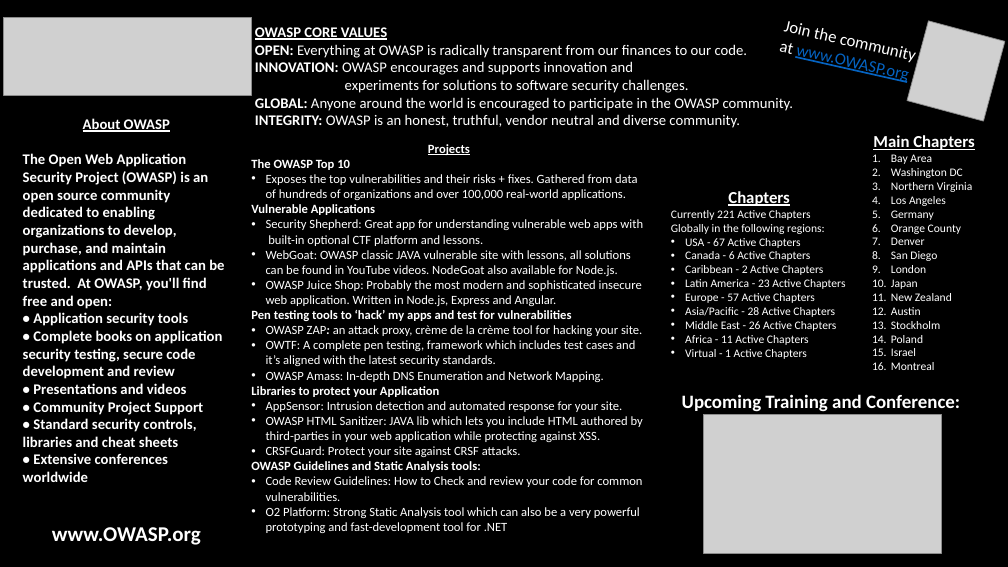
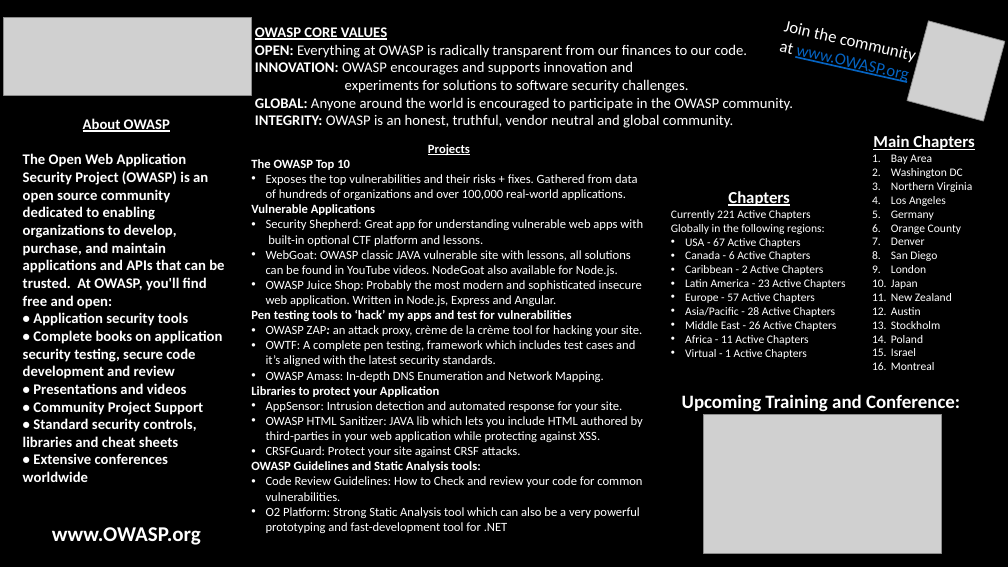
Before and after one commit to OWASP/community-docs, a slide deck: slide 1 of Hackers/DEFCON_1pager_2019.pptx. Drawn at 1008x567 pixels with LibreOffice and Linux fonts; fonts in the diff are those of the drawing; grey boxes stand for pictures. Boxes give left, top, right and bottom in pixels: in the first picture for what was removed or moved away, otherwise in the second. Text is boxed around its words. In the diff, an @@ line names an element or a change of style, - is before the commit and + after.

```diff
--- a/Hackers/DEFCON_1pager_2019.pptx
+++ b/Hackers/DEFCON_1pager_2019.pptx
@@ text at box(255, 114, 734, 128): text changed @@
-INTEGRITY: OWASP is an honest, truthful, vendor neutral and diverse community.
+INTEGRITY: OWASP is an honest, truthful, vendor neutral and global community.
```
Also in this commit, not shown: 1 other file.
